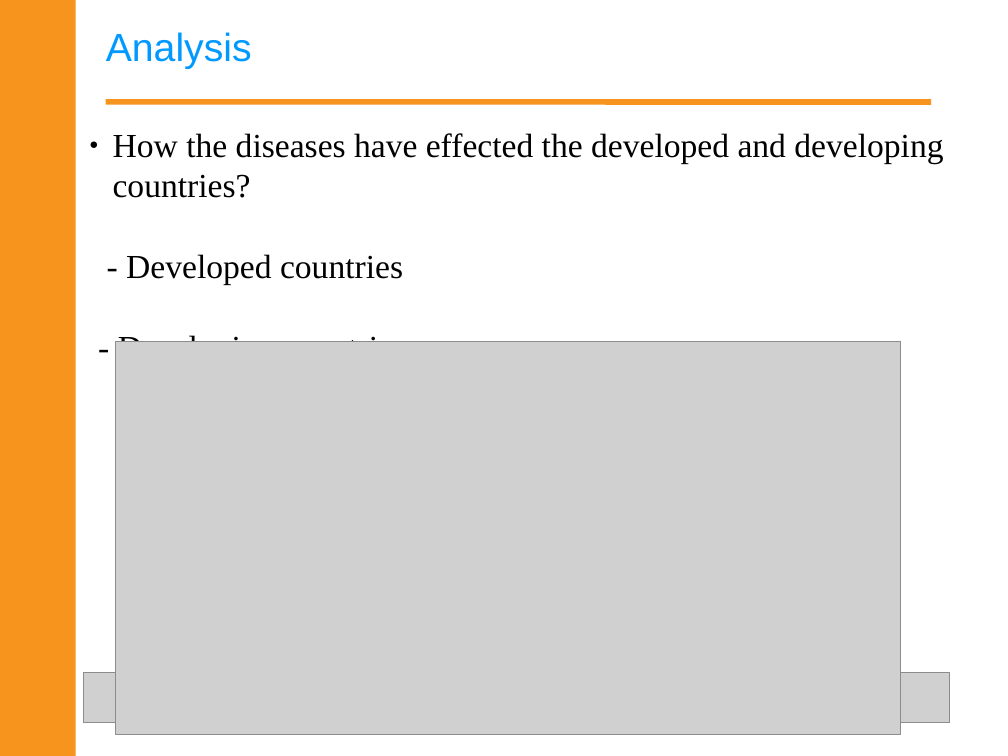
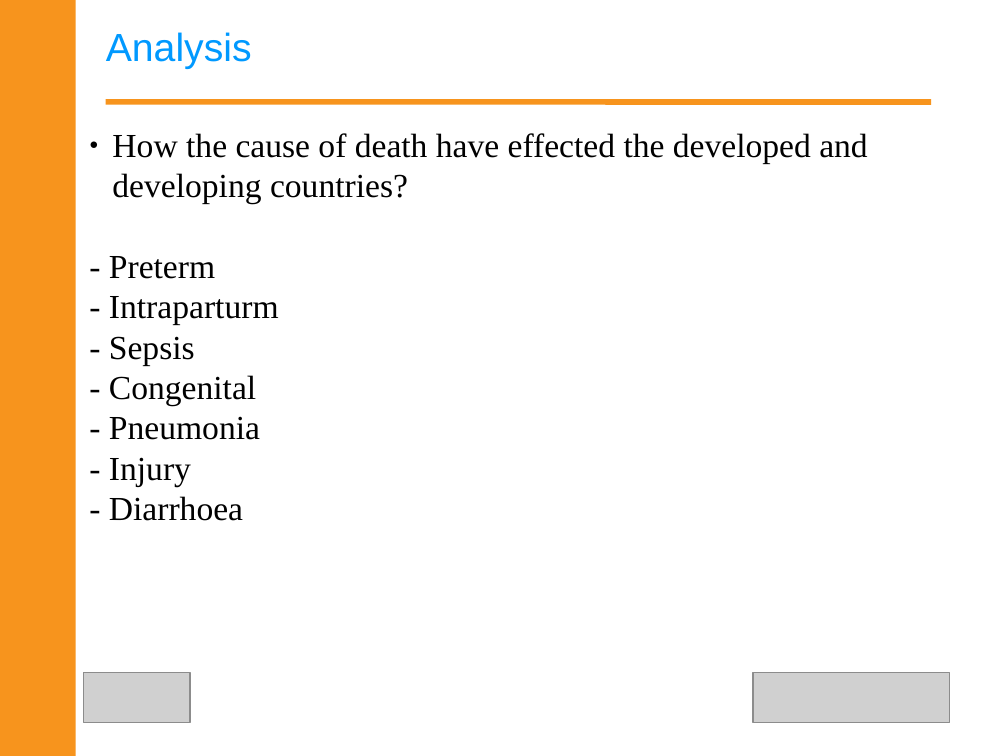
Before and after one commit to Pratikjain09/Term-project, a slide deck: slide 3 of Second Phase.ppt. Drawn at 1008x756 pixels with LibreOffice and Linux fonts; fonts in the diff are those of the drawing; grey boxes stand for pictures. Boxes give left, top, right and bottom in pixels: in the first picture for what was removed or moved away, otherwise in the second. Text is boxed around its words. In the diff, an @@ line names an element or a change of style, - is before the commit and + after.

```diff
--- a/Second Phase.ppt
+++ b/Second Phase.ppt
@@ text at (109, 133, 868, 521): text changed @@
-● How the diseases have effected the developed and developing countries?
-- Developed countries
-- Developing countries
+● How the cause of death have effected the developed and developing countries?
+- Preterm
+- Intraparturm
+- Sepsis
+- Congenital
+- Pneumonia
+- Injury
+- Diarrhoea
@@ picture removed at (115, 342, 900, 735) @@
```
Also in this commit, not shown: 1 other slide changed, 2 slides added, 4 slides removed, 2 other files.
